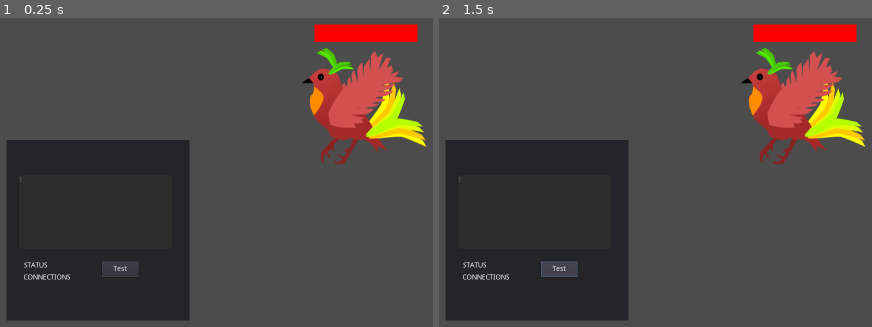
Above: before the commit, frames 1-2 (left to right).
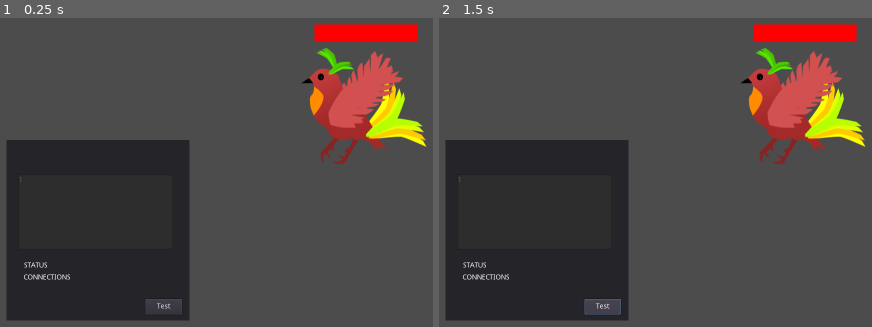
Above: after the commit, the same moments.

Repository: paralinguist/Chestral
Game: Godot game, scene res://ChestralServer.tscn
Same seed, same stepped clock (60 frames per second), same inputs: the game is played once before the commit and once after it.
Inputs:
- Up to frame 1 (0.25 s): no input
- Up to frame 2 (1.5 s): click "Test" at 0.5 s; click "Test" at 1.25 s

The runs differ from the first frame. In frame 1, 0.5% of the frame differs, in the area x 23-43%, y 78-96%; in frame 2, 0.9%, in the area x 23-43%, y 78-97%.

Commit message:
Example Godot Client added

Diff:
--- a/ChestralServer.gd
+++ b/ChestralServer.gd
@@ -70,10 +70,11 @@
     # was correctly notified by the remote peer before closing the socket.
     var cnx = "Client %d disconnected, clean: %s" % [id, str(was_clean)]
     $Panel/LabelConnections.text = cnx
-    $Panel/MessageLog.text += clients[id].playername + ' has left the server.\n'
-    remove_child(clients[id])
-    clients.erase(id)
-    arrange_musicians()
+    if id in clients:
+        $Panel/MessageLog.text += clients[id].playername + ' has left the server.\n'
+        remove_child(clients[id])
+        clients.erase(id)
+        arrange_musicians()
     $Panel/MessageLog.scroll_vertical=INF
 
 func _on_data(id):
@@ -92,8 +93,11 @@
         $Panel/MessageLog.scroll_vertical=INF
         message = '||:' + str(id)
     else:
-        $Panel/MessageLog.text += clients[id].playername + ': ' + incoming + "\n"
-        $Panel/MessageLog.scroll_vertical=INF
+        if id in clients:
+            $Panel/MessageLog.text += clients[id].playername + ': ' + incoming + "\n"
+            $Panel/MessageLog.scroll_vertical=INF
+        else:
+            incoming = ''
     if incoming:
         _server.get_peer(id).put_packet(message.to_utf8())
         if incoming.begins_with('align|'):
@@ -135,7 +139,9 @@
 
 func _on_Button_pressed():
     for client in clients:
+        print('attempting to send to ' + str(client))
         if _server.get_peer(client):
-          _server.get_peer(client).put_packet('YO!'.to_utf8())
+            print('Yes, sending.')
+            _server.get_peer(client).put_packet('YO!'.to_utf8())
         else:
-          print("No sendy?")
+            print("No sendy?")
--- a/ChestralServer.tscn
+++ b/ChestralServer.tscn
@@ -47,10 +47,10 @@
 }
 
 [node name="Button" type="Button" parent="Panel"]
-margin_left = 191.0
-margin_top = 243.0
-margin_right = 264.0
-margin_bottom = 274.0
+margin_left = 278.0
+margin_top = 318.0
+margin_right = 351.0
+margin_bottom = 349.0
 text = "Test"
 __meta__ = {
 "_edit_use_anchors_": false
--- /dev/null
+++ b/Client/Godot Client/Chestral Client.gd
@@ -0,0 +1,40 @@
+extends Node2D
+
+const PORT: int = 8765
+
+const URL: String = "ws://localhost:%s" % PORT
+
+var client = WebSocketClient.new()
+
+var server_id
+
+func _ready() -> void:
+    client.connect_to_url(URL)
+    client.connect("connection_closed", self, "_closed")
+    client.connect("connection_error", self, "_closed")
+    client.connect("connection_established", self, "_connected")
+    # This signal is emitted when not using the Multiplayer API every time
+    # a full packet is received.
+    # Alternatively, you could check get_peer(1).get_available_packets() in a loop.
+    client.connect("data_received", self, "_on_data")
+
+
+func _closed():
+    $Panel/LogTextbox.text = 'Lost connection to server...'
+
+func _process(_delta: float) -> void:
+    client.poll()
+
+func _on_data() -> void:
+    var pkt = client.get_peer(1).get_packet()
+    var incoming = pkt.get_string_from_utf8()
+    print('Server says: ' + incoming)
+    $Panel/LogTextbox.text = incoming
+
+func _connected(protocol: String) -> void:
+    var message = '||:GodotKid'
+    var packet: PoolByteArray = message.to_utf8()
+    client.get_peer(1).put_packet(packet)
+
+func _on_Button_pressed():
+    client.get_peer(1).put_packet('||:GodotKid'.to_utf8())
--- /dev/null
+++ b/Client/Godot Client/Chestral Client.tscn
@@ -0,0 +1,30 @@
+[gd_scene load_steps=2 format=2]
+
+[ext_resource path="res://Chestral Client.gd" type="Script" id=1]
+
+[node name="Chestral Client" type="Node2D"]
+script = ExtResource( 1 )
+
+[node name="Panel" type="Panel" parent="."]
+margin_right = 699.0
+margin_bottom = 447.0
+__meta__ = {
+"_edit_use_anchors_": false
+}
+
+[node name="Button" type="Button" parent="Panel"]
+margin_left = 291.0
+margin_top = 304.0
+margin_right = 391.0
+margin_bottom = 349.0
+text = "Register"
+__meta__ = {
+"_edit_use_anchors_": false
+}
+
+[node name="LogTextbox" type="TextEdit" parent="Panel"]
+margin_left = 30.0
+margin_top = 22.0
+margin_right = 661.0
+margin_bottom = 284.0
+[connection signal="pressed" from="Panel/Button" to="." method="_on_Button_pressed"]
--- /dev/null
+++ b/Client/Godot Client/default_env.tres
@@ -0,0 +1,7 @@
+[gd_resource type="Environment" load_steps=2 format=2]
+
+[sub_resource type="ProceduralSky" id=1]
+
+[resource]
+background_mode = 2
+background_sky = SubResource( 1 )
--- /dev/null
+++ b/Client/Godot Client/project.godot
@@ -0,0 +1,23 @@
+; Engine configuration file.
+; It's best edited using the editor UI and not directly,
+; since the parameters that go here are not all obvious.
+;
+; Format:
+;   [section] ; section goes between []
+;   param=value ; assign values to parameters
+
+config_version=4
+
+_global_script_classes=[  ]
+_global_script_class_icons={
+
+}
+
+[application]
+
+config/name="Chestral Client"
+config/icon="res://icon.png"
+
+[rendering]
+
+environment/default_environment="res://default_env.tres"
Binary file added: Client/Godot Client/icon.png
Not shown, added: .gitignore
